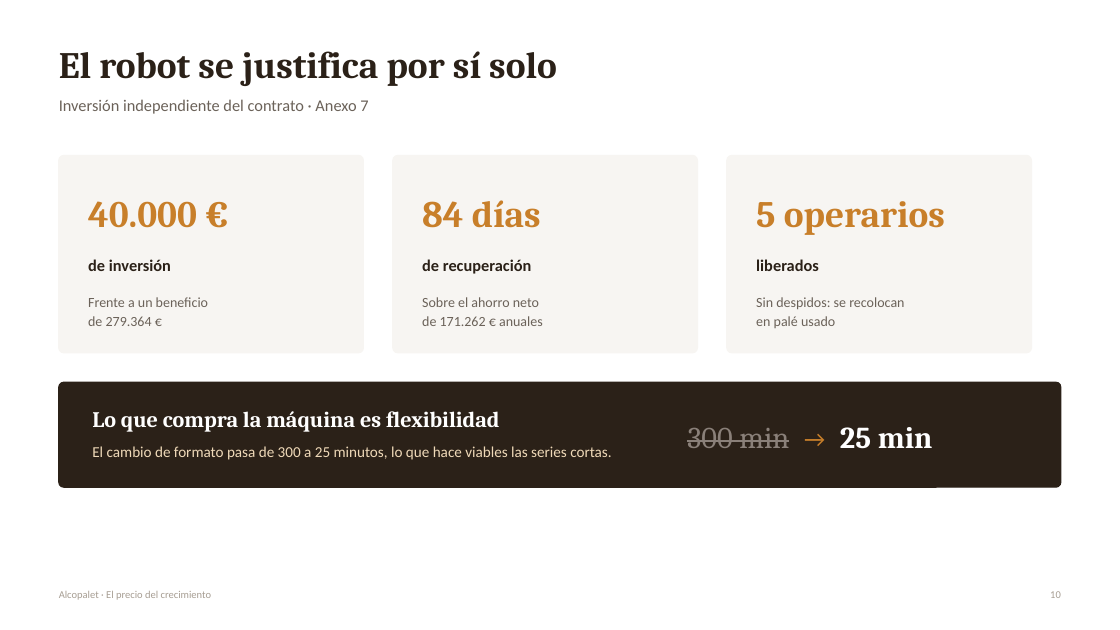
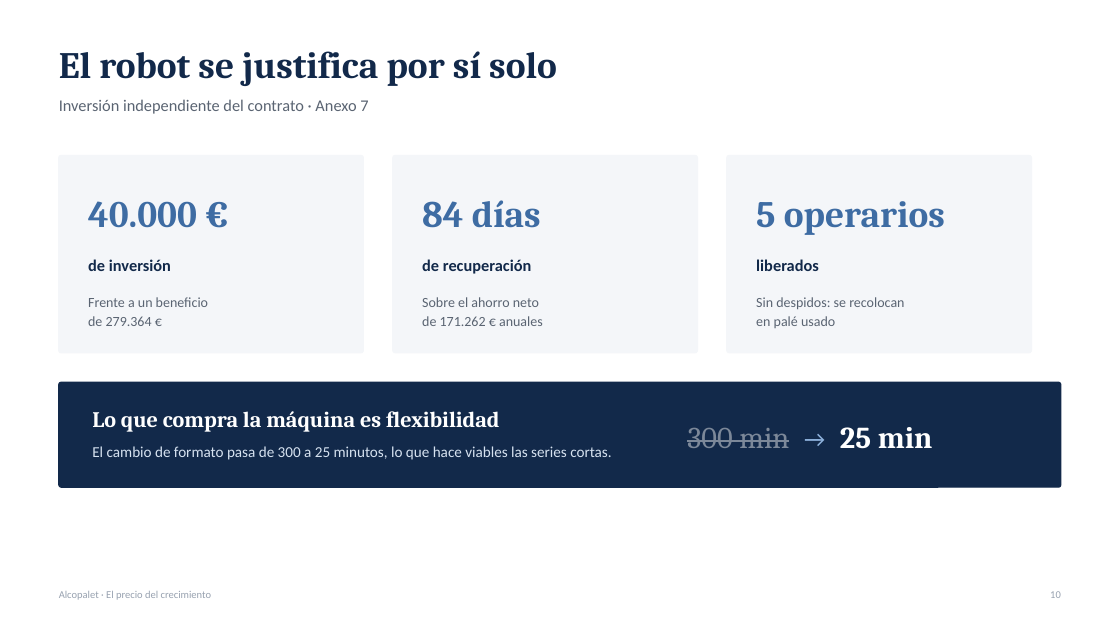
Before and after one commit to daniverdugocal-dot/DANISANTELMO, a slide deck: slide 10 of Alcopalet_Defensa.pptx. Drawn at 1120x630 pixels with LibreOffice and Linux fonts; fonts in the diff are those of the drawing. Boxes give left, top, right and bottom in pixels: in the first picture for what was removed or moved away, otherwise in the second. Text is boxed around its words. In the diff, an @@ line names an element or a change of style, - is before the commit and + after.

```diff
--- a/Alcopalet_Defensa.pptx
+++ b/Alcopalet_Defensa.pptx
@@ fill #F7F5F2 to #F4F6F9; outline #F7F5F2 1 pt to #F4F6F9 1 pt; proportions changed in 3 elements at bbox=[59, 155, 364, 353], bbox=[393, 155, 698, 353], bbox=[727, 155, 1032, 353] @@
@@ text colour #C87F2A to #3E6CA3 in 3 elements at bbox=[88, 201, 197, 228], bbox=[422, 200, 541, 228], bbox=[756, 201, 945, 235] @@
@@ text colour #2B2118 to #12294A in 4 elements at bbox=[59, 51, 557, 86], bbox=[88, 259, 171, 271], bbox=[422, 259, 531, 274], bbox=[756, 259, 819, 271] @@
@@ text colour #6B6259 to #5A6472 in 4 elements at bbox=[59, 99, 368, 114], bbox=[88, 297, 208, 326], bbox=[422, 297, 543, 326], bbox=[756, 297, 904, 328] @@
@@ rounded rectangle at bbox=[59, 382, 1061, 487]: fill #2B2118 to #12294A; outline #2B2118 1 pt to #12294A 1 pt; proportions changed @@
@@ text "300 min" at bbox=[687, 428, 789, 448]: text colour #8A8079 to #7C8899 @@
@@ text "El cambio de formato pasa ..." at bbox=[92, 446, 611, 460]: text colour #EFD9B8 to #D6E2F0 @@
@@ text "→" at bbox=[794, 422, 836, 455]: text colour #C87F2A to #8FB3DE @@
@@ text "Alcopalet · El precio del ..." at bbox=[59, 591, 211, 600]: text colour #A79E93 to #98A2B0 @@
@@ text "10" at bbox=[1050, 591, 1061, 598]: text colour #A79E93 to #98A2B0 @@
```
Also in this commit, not shown: 11 other slides changed, 1 other file.
